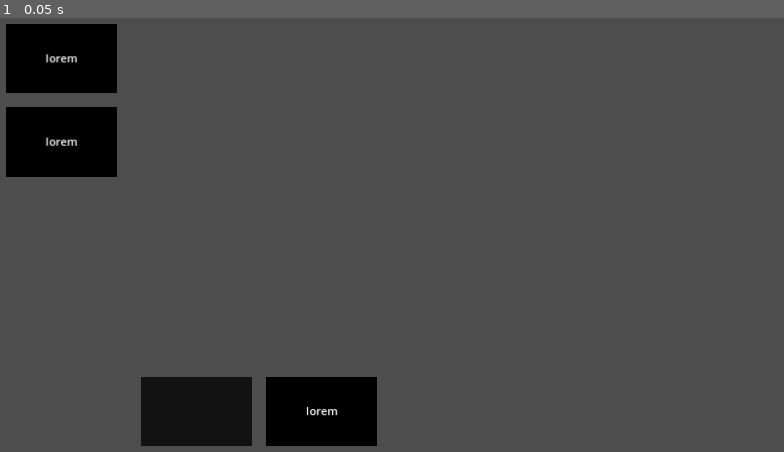
Above: before the commit, frame 1.
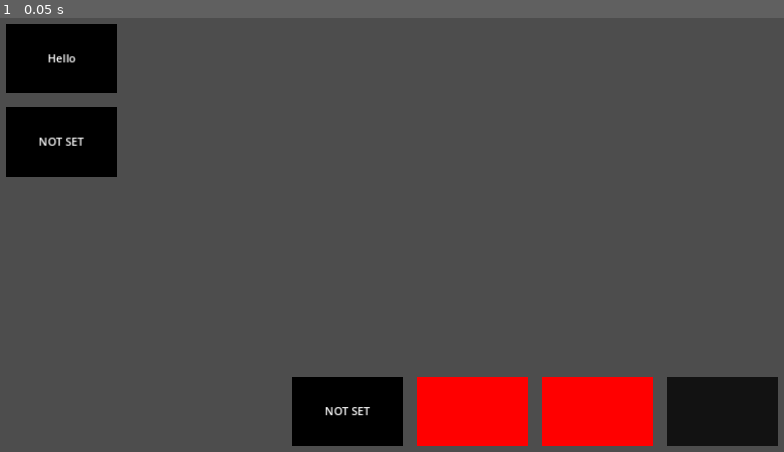
Above: after the commit, the same moment.

Repository: ZeAntwan/LD53
Game: Godot game, scene res://scenes/ui.tscn
Same seed, same stepped clock (60 frames per second), same inputs: the game is played once before the commit and once after it. This scene is started directly instead of the project's main scene.
Inputs:
- Up to frame 1 (0.05 s): no input

The runs differ from the first frame. In frame 1, 10% of the frame differs, in the area x 4-100%, y 8-99%.

Commit message:
Swapping newsitems

Diff:
--- a/scenes/ui.tscn
+++ b/scenes/ui.tscn
@@ -1,7 +1,17 @@
-[gd_scene load_steps=3 format=3 uid="uid://bg51qag7wfse0"]
+[gd_scene load_steps=6 format=3 uid="uid://bg51qag7wfse0"]
 
 [ext_resource type="PackedScene" uid="uid://h1um88c2nc4y" path="res://scenes/ui/drop_zone.tscn" id="1_mi2bh"]
 [ext_resource type="PackedScene" uid="uid://bhuiqgoiywupk" path="res://scenes/ui/news_item.tscn" id="2_lpb1i"]
+[ext_resource type="PackedScene" uid="uid://cj6qhtyh283tu" path="res://scenes/ui/live_zone.tscn" id="3_ghk45"]
+[ext_resource type="Script" path="res://scripts/ressources/Headline.gd" id="3_kb88l"]
+
+[sub_resource type="Resource" id="Resource_5iduk"]
+script = ExtResource("3_kb88l")
+text = "Hello"
+stat_rating = 0
+stat_stock = 0
+stat_public = 0
+timer = 0.0
 
 [node name="MainUi" type="Control"]
 layout_mode = 3
@@ -34,18 +44,19 @@
 mouse_filter = 2
 theme_override_constants/separation = 20
 
-[node name="DropZone" parent="LeftBar/MarginContainer/VBoxContainer" groups=["drop_zone"] instance=ExtResource("1_mi2bh")]
+[node name="DropZone_Top" parent="LeftBar/MarginContainer/VBoxContainer" groups=["drop_zone"] instance=ExtResource("1_mi2bh")]
 layout_mode = 2
 
-[node name="NewsItem2" parent="LeftBar/MarginContainer/VBoxContainer/DropZone" instance=ExtResource("2_lpb1i")]
+[node name="NewsItem_Top" parent="LeftBar/MarginContainer/VBoxContainer/DropZone_Top" instance=ExtResource("2_lpb1i")]
 layout_mode = 0
 grow_horizontal = 1
 grow_vertical = 1
+headline = SubResource("Resource_5iduk")
 
-[node name="DropZone2" parent="LeftBar/MarginContainer/VBoxContainer" groups=["drop_zone"] instance=ExtResource("1_mi2bh")]
+[node name="DropZone2_Bot" parent="LeftBar/MarginContainer/VBoxContainer" groups=["drop_zone"] instance=ExtResource("1_mi2bh")]
 layout_mode = 2
 
-[node name="NewsItem2" parent="LeftBar/MarginContainer/VBoxContainer/DropZone2" instance=ExtResource("2_lpb1i")]
+[node name="NewsItem_Bot" parent="LeftBar/MarginContainer/VBoxContainer/DropZone2_Bot" instance=ExtResource("2_lpb1i")]
 layout_mode = 0
 grow_horizontal = 1
 grow_vertical = 1
@@ -79,16 +90,23 @@
 theme_override_constants/margin_bottom = 20
 
 [node name="HBoxContainer" type="HBoxContainer" parent="BottomBar/MarginContainer"]
+layout_direction = 3
 layout_mode = 2
 mouse_filter = 2
 theme_override_constants/separation = 20
 
-[node name="DropZone" parent="BottomBar/MarginContainer/HBoxContainer" groups=["drop_zone"] instance=ExtResource("1_mi2bh")]
+[node name="LiveZone" parent="BottomBar/MarginContainer/HBoxContainer" groups=["drop_zone"] instance=ExtResource("3_ghk45")]
 layout_mode = 2
 
-[node name="DropZone2" parent="BottomBar/MarginContainer/HBoxContainer" groups=["drop_zone"] instance=ExtResource("1_mi2bh")]
+[node name="DropZone_2" parent="BottomBar/MarginContainer/HBoxContainer" groups=["drop_zone"] instance=ExtResource("1_mi2bh")]
 layout_mode = 2
 
-[node name="NewsItem2" parent="BottomBar/MarginContainer/HBoxContainer/DropZone2" instance=ExtResource("2_lpb1i")]
+[node name="DropZone_3" parent="BottomBar/MarginContainer/HBoxContainer" groups=["drop_zone"] instance=ExtResource("1_mi2bh")]
+layout_mode = 2
+
+[node name="DropZone_4" parent="BottomBar/MarginContainer/HBoxContainer" groups=["drop_zone"] instance=ExtResource("1_mi2bh")]
+layout_mode = 2
+
+[node name="NewsItem_Test" parent="BottomBar/MarginContainer/HBoxContainer/DropZone_4" instance=ExtResource("2_lpb1i")]
 grow_horizontal = 1
 grow_vertical = 1
--- /dev/null
+++ b/scenes/ui/live_zone.gd
@@ -0,0 +1,11 @@
+extends DropZone
+
+
+# Called when the node enters the scene tree for the first time.
+func _ready():
+	pass # Replace with function body.
+
+
+# Called every frame. 'delta' is the elapsed time since the previous frame.
+func _process(delta):
+	pass
--- /dev/null
+++ b/scenes/ui/live_zone.tscn
@@ -0,0 +1,7 @@
+[gd_scene load_steps=3 format=3 uid="uid://cj6qhtyh283tu"]
+
+[ext_resource type="PackedScene" uid="uid://h1um88c2nc4y" path="res://scenes/ui/drop_zone.tscn" id="1_i5qri"]
+[ext_resource type="Script" path="res://scripts/ui/LiveZone.gd" id="2_nq4fu"]
+
+[node name="LiveZone" instance=ExtResource("1_i5qri")]
+script = ExtResource("2_nq4fu")
--- a/scenes/ui/news_item.tscn
+++ b/scenes/ui/news_item.tscn
@@ -44,7 +44,5 @@
 horizontal_alignment = 1
 vertical_alignment = 1
 
-[connection signal="gui_input" from="." to="." method="_on_gui_input"]
-[connection signal="mouse_entered" from="." to="." method="_on_mouse_entered"]
 [connection signal="input_event" from="Area2D" to="." method="_on_area_2d_input_event"]
 [connection signal="mouse_entered" from="Area2D" to="." method="_on_area_2d_mouse_entered"]
--- a/scripts/NewsItem.gd
+++ b/scripts/NewsItem.gd
@@ -1,4 +1,5 @@
 extends Control
+class_name NewsItem
 
 var selected = false
 var mouseOffset: Vector2 = Vector2.ZERO
@@ -7,12 +8,12 @@
 @onready var parent = get_parent()
 @onready var label = $Label
 
-@onready var headline = Headline.new()
+@export var headline = Headline.new()
 
 # Called when the node enters the scene tree for the first time.
 func _ready():
 	label.text = headline.text
-	print(get_rect())
+	get_parent().update_newsitem(self)
 	pass # Replace with function body.
 
 # Called every frame. 'delta' is the elapsed time since the previous frame.
@@ -21,28 +22,7 @@
 		global_position = get_global_mouse_position() + mouseOffset
 	pass
 
-func _on_gui_input(event):
-	if Input.is_action_just_pressed("select"):
-		selected = true
-		mouseOffset = global_position - get_global_mouse_position()
-	if Input.is_action_just_released("select"):
-		selected = false
-		var overlap = area.get_overlapping_areas()
-		if (!overlap.is_empty()):
-			if overlap[0].get_parent().is_in_group("drop_zone"):
-				parent.remove_child(self)
-				parent = overlap[0].get_parent()
-				parent.add_child(self)
-		position = Vector2.ZERO
-
-
-
-func _on_mouse_entered():
-	pass # Replace with function body.
-
-
 func _on_area_2d_mouse_entered():
-	print("test")
 	pass # Replace with function body.
 
 
@@ -50,14 +30,23 @@
 	if Input.is_action_just_pressed("select"):
 		selected = true
 		mouseOffset = global_position - get_global_mouse_position()
-	if Input.is_action_just_released("select"):
+		z_index += 1
+
+	if Input.is_action_just_released("select") && selected:
 		selected = false
 		var overlap = area.get_overlapping_areas()
 		if (!overlap.is_empty()):
-			if overlap[0].get_parent().is_in_group("drop_zone"):
+			var zone = overlap[0].get_parent()
+
+			if zone.is_in_group("drop_zone") && zone.canDrop:
 				parent.remove_child(self)
-				parent.update_headline()
-				parent = overlap[0].get_parent()
-				parent.add_child(self)
-				parent.update_headline(headline)
+				if zone.newsItem != null:
+					var swapped = zone.update_newsitem(self)
+					print(parent)
+					print(swapped)
+					parent.update_newsitem(swapped)
+				else:
+					zone.update_newsitem(self)
+			parent = get_parent()
 		position = Vector2.ZERO
+		z_index -= 1
--- a/scripts/ressources/Headline.gd
+++ b/scripts/ressources/Headline.gd
@@ -5,11 +5,12 @@
 @export var stat_rating: int
 @export var stat_stock: int
 @export var stat_public: int
+@export var timer: float
 
 # Make sure that every parameter has a default value.
 # Otherwise, there will be problems with creating and editing
 # your resource via the inspector.
-func _init(p_text = "lorem", p_stat_rating = 0, p_stat_stock = 0, p_stat_public = 0):
+func _init(p_text = "NOT SET", p_stat_rating = 0, p_stat_stock = 0, p_stat_public = 0):
 	text = p_text
 	stat_rating = p_stat_rating
 	stat_stock = p_stat_stock
--- a/scripts/ui/DropZone.gd
+++ b/scripts/ui/DropZone.gd
@@ -1,9 +1,13 @@
 extends Control
+class_name DropZone
 
-var headline = Headline
+var newsItem: NewsItem = null
+var canDrop: bool = true
 
 # Called when the node enters the scene tree for the first time.
 func _ready():
+	if newsItem == null:
+		update_newsitem()
 	pass # Replace with function body.
 
 
@@ -11,10 +15,17 @@
 func _process(delta):
 	pass
 
-func update_headline(h: Headline = null):
-	headline = h
-	if headline != null:
+func update_newsitem(n: NewsItem = null):
+	var oldNews = newsItem
+	if oldNews != null:
+		remove_child(oldNews)
+	add_child(n)
+	newsItem = n
+	if newsItem != null:
 		$ColorRect.color = Color.GREEN
 	else:
 		$ColorRect.color = Color.RED
-	pass
+	return oldNews
+
+func get_news():
+	return newsItem
--- /dev/null
+++ b/scripts/ui/LiveZone.gd
@@ -0,0 +1,11 @@
+extends DropZone
+
+# Called when the node enters the scene tree for the first time.
+func _ready():
+	canDrop = true
+	pass # Replace with function body.
+
+
+# Called every frame. 'delta' is the elapsed time since the previous frame.
+func _process(delta):
+	pass
